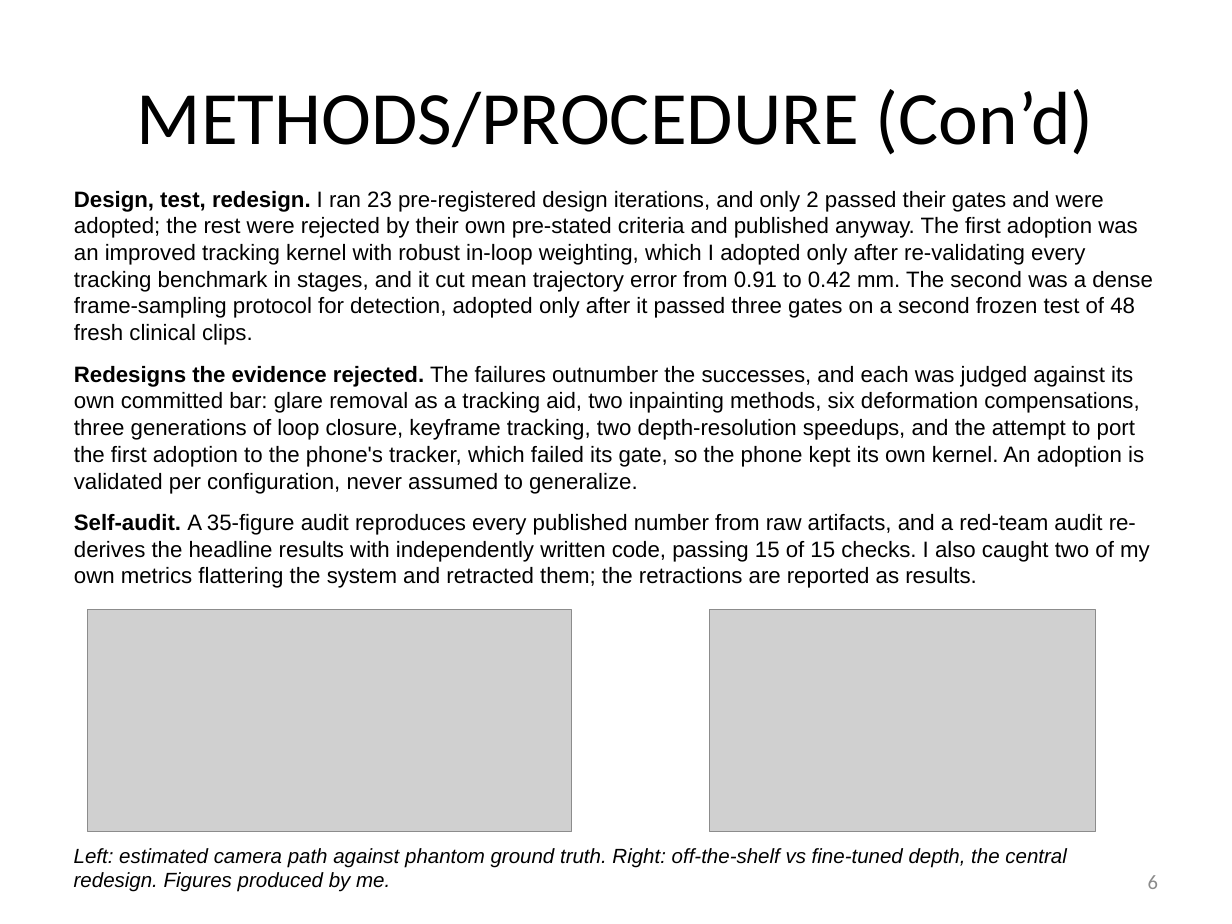
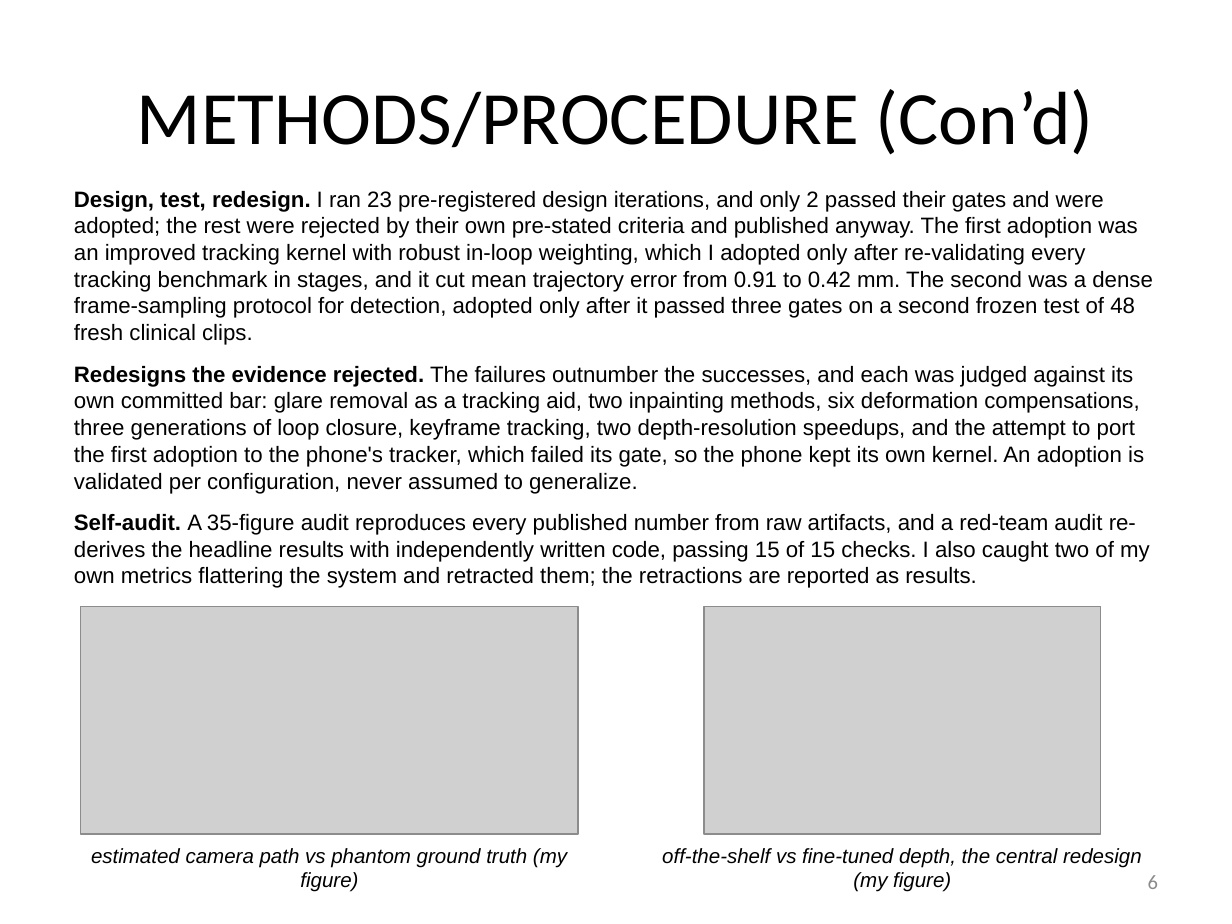
Before and after one commit to bluMoonx/EndoscopicMonocularSLAM, a slide deck: slide 6 of presentation/Argus_GSDSEF_2027_Digital_Presentation.pptx. Drawn at 1232x924 pixels with LibreOffice and Linux fonts; fonts in the diff are those of the drawing; grey boxes stand for pictures. Boxes give left, top, right and bottom in pixels: in the first picture for what was removed or moved away, otherwise in the second. Text is boxed around its words. In the diff, an @@ line names an element or a change of style, - is before the commit and + after.

Commit message:
Deck captions: one short caption under each image, no combined Left/Center/Right lines
Each figure now carries its own centered caption directly beneath it,
at the template minimum of Arial 12, and the figures grew into the
space the shared caption rows used to occupy. All twelve slides
re-rendered and checked; template validation passes.

```diff
--- a/presentation/Argus_GSDSEF_2027_Digital_Presentation.pptx
+++ b/presentation/Argus_GSDSEF_2027_Digital_Presentation.pptx
@@ picture: place and size @@
-picture at (87,610,572,832)
+picture at (81,606,579,834)
@@ picture: place and size @@
-picture at (710,610,1095,832)
+picture at (703,606,1100,834)
@@ text added at (91,848,567,892), 12 pt, text #000000, italic @@
+estimated camera path vs phantom ground truth (my figure)
@@ text at (662,848,1142,892): text changed @@
-Left: estimated camera path against phantom ground truth. Right: off-the-shelf vs fine-tuned depth, the central redesign. Figures produced by me.
+off-the-shelf vs fine-tuned depth, the central redesign (my figure)
```
Also in this commit, not shown: 8 other slides changed, 1 other file.
